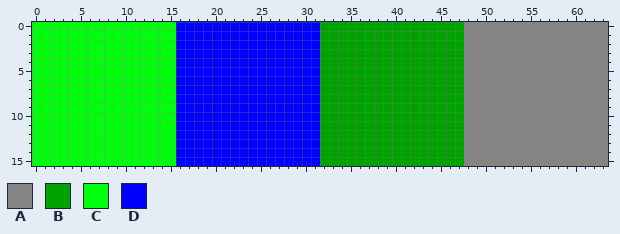
A pixel-art sprite gets an edit: assets/tilemap.png. The picture above was drawn from the file before the commit.
The file is 64x16 pixels. Colours within 5 levels of each other are drawn and written as one.
Palette (. is transparent): A #858585  B #00a200  C #00ff0c  D #0000ff
After:
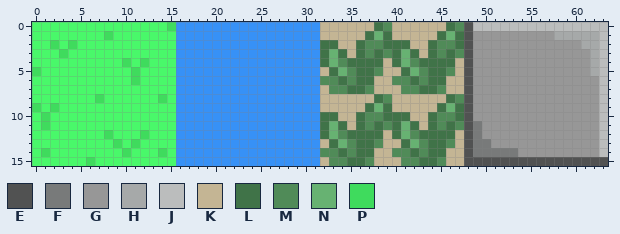
Colours new in this view: E #515252  F #787a7a  G #979797  H #a6a9a9  J #bbbdbd  K #c4b594  L #407348  M #508b58  N #67b272  P #3fdb5d
Changes in this commit:
{"colour":"C","old":"#00ff0c","new":"#49f86a"}
{"colour":"D","old":"#0000ff","new":"#3791f6"}
{"y":0,"x":15,"old":"C","new":"P"}
{"y":0,"x":32,"old":"BBBBBBBBBBBBBBBBAAAAAAAAAAAAAAAA","new":"KKKKKKLMKKKKKKLMEJJJJJJJJJJJJJJJ"}
{"y":1,"x":8,"old":"C","new":"P"}
{"y":1,"x":32,"old":"BBBBBBBBBBBBBBBBAAAAAAAAAAAAAAAA","new":"KKKKKLNLKKKKKLNLEGGGGGGGGGHHHHHJ"}
{"y":2,"x":2,"old":"C","new":"P"}
{"y":2,"x":4,"old":"C","new":"P"}
{"y":2,"x":32,"old":"BBBBBBBBBBBBBBBBAAAAAAAAAAAAAAAA","new":"LLKKLMMLLLKKLMMLEGGGGGGGGGGGGHHJ"}
{"y":3,"x":3,"old":"C","new":"P"}
{"y":3,"x":32,"old":"BBBBBBBBBBBBBBBBAAAAAAAAAAAAAAAA","new":"LNLKLMLMLNLKLMLMEGGGGGGGGGGGGGHJ"}
{"y":4,"x":10,"old":"C","new":"P"}
{"y":4,"x":12,"old":"C","new":"P"}
{"y":4,"x":32,"old":"BBBBBBBBBBBBBBBBAAAAAAAAAAAAAAAA","new":"LNMLLLLKLNMLLLLKEGGGGGGGGGGGGGHJ"}
{"y":5,"x":0,"old":"C","new":"P"}
{"y":5,"x":11,"old":"C","new":"P"}
{"y":5,"x":32,"old":"BBBBBBBBBBBBBBBBAAAAAAAAAAAAAAAA","new":"KLNMLLMKKLNMLLMKEGGGGGGGGGGGGGHJ"}
{"y":6,"x":11,"old":"C","new":"P"}
{"y":6,"x":32,"old":"BBBBBBBBBBBBBBBBAAAAAAAAAAAAAAAA","new":"MMLMLLKKMMLMLLKKEGGGGGGGGGGGGGGJ"}
{"y":7,"x":32,"old":"BBBBBBBBBBBBBBBBAAAAAAAAAAAAAAAA","new":"KMMLLMKKKMMLLMKKEGGGGGGGGGGGGGGJ"}
{"y":8,"x":7,"old":"C","new":"P"}
{"y":8,"x":14,"old":"C","new":"P"}
{"y":8,"x":32,"old":"BBBBBBBBBBBBBBBBAAAAAAAAAAAAAAAA","new":"KKKKKKLMKKKKKKLMEGGGGGGGGGGGGGGJ"}
{"y":9,"x":0,"old":"C","new":"P"}
{"y":9,"x":2,"old":"C","new":"P"}
{"y":9,"x":32,"old":"BBBBBBBBBBBBBBBBAAAAAAAAAAAAAAAA","new":"KKKKKLNLKKKKKLNLEGGGGGGGGGGGGGGJ"}
{"y":10,"x":1,"old":"C","new":"P"}
{"y":10,"x":32,"old":"BBBBBBBBBBBBBBBBAAAAAAAAAAAAAAAA","new":"LLKKLMMLLLKKLMMLEGGGGGGGGGGGGGGJ"}
{"y":11,"x":1,"old":"C","new":"P"}
{"y":11,"x":32,"old":"BBBBBBBBBBBBBBBBAAAAAAAAAAAAAAAA","new":"LNLKLMLMLNLKLMLMEFGGGGGGGGGGGGGJ"}
{"y":12,"x":8,"old":"C","new":"P"}
{"y":12,"x":12,"old":"C","new":"P"}
{"y":12,"x":32,"old":"BBBBBBBBBBBBBBBBAAAAAAAAAAAAAAAA","new":"LNMLLLLKLNMLLLLKEFGGGGGGGGGGGGGJ"}
{"y":13,"x":9,"old":"C","new":"P"}
{"y":13,"x":11,"old":"C","new":"P"}
{"y":13,"x":32,"old":"BBBBBBBBBBBBBBBBAAAAAAAAAAAAAAAA","new":"KLNMLLMKKLNMLLMKEFFGGGGGGGGGGGGJ"}
{"y":14,"x":1,"old":"C","new":"P"}
{"y":14,"x":10,"old":"C","new":"P"}
{"y":14,"x":14,"old":"C","new":"P"}
{"y":14,"x":32,"old":"BBBBBBBBBBBBBBBBAAAAAAAAAAAAAAAA","new":"MMLMLLKKMMLMLLKKEFFFFFGGGGGGGGGJ"}
{"y":15,"x":6,"old":"C","new":"P"}
{"y":15,"x":32,"old":"BBBBBBBBBBBBBBBBAAAAAAAAAAAAAAAA","new":"KMMLLMKKKMMLLMKKEEEEEEEEEEEEEEEE"}
{"label":"changed","picture_box":[32,22,608,166]}
